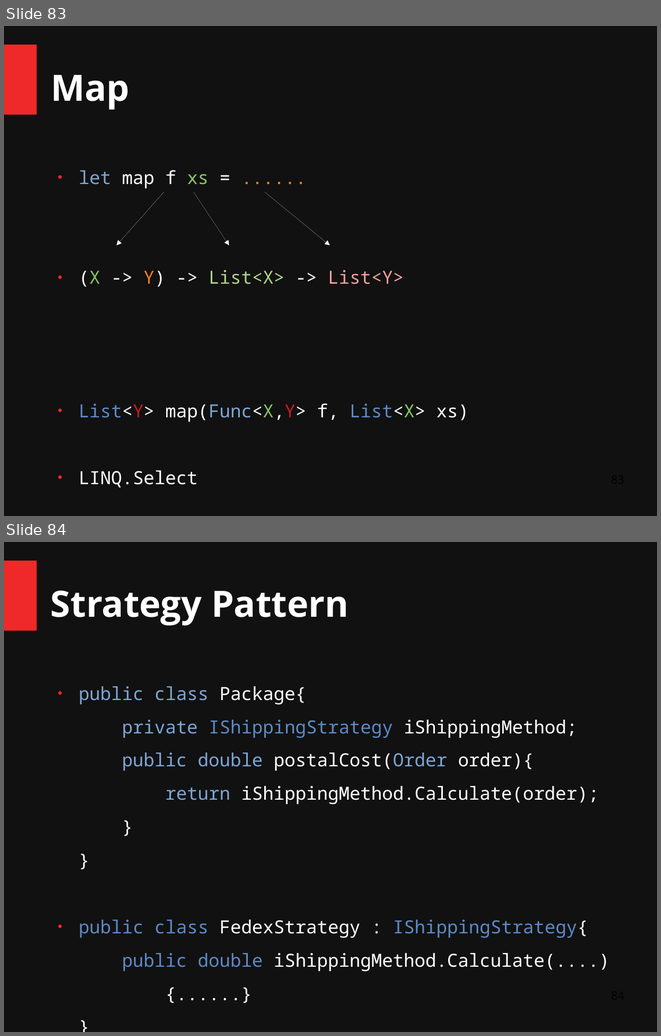
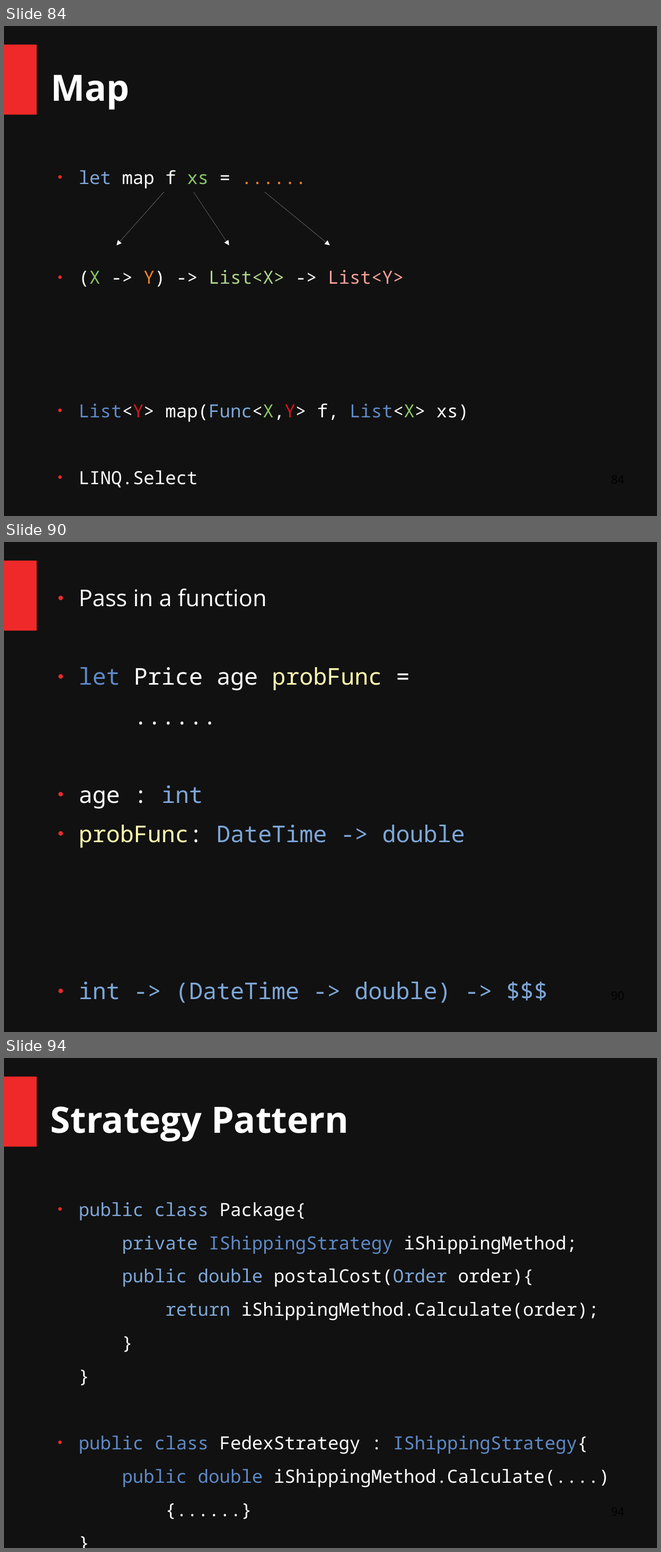
Before and after one commit to ChangHaiBin/FSharpPowerPoint, a slide deck: FSharp Talk Dark.odp. Shown one above the other, each under a label of ours: slides 83 and 84 before the commit, slides 84, 90 and 94 after it; the slides between them are not shown. The pictures are 661x1036 and 661x1552 pixels, drawn with LibreOffice and Linux fonts; fonts in the diff are those of the drawing. Boxes give left, top, right and bottom in pixels: in the first picture for what was removed or moved away, otherwise in the second. Text is boxed around its words. In the diff, an @@ line names an element or a change of style, - is before the commit and + after.

```diff
--- a/FSharp Talk Dark.odp
+++ b/FSharp Talk Dark.odp
@@ slide 90 added at (4, 542, 657, 1032), background #111111; not listed: 1 template element that a slide beside it also shows @@
@@ text added at (79, 588, 465, 1003), 28 pt, text #7DA7D8 @@
+● Pass in a function
+● let Price age probFunc =
+......
+● age : int
+● probFunc: DateTime -> double
+● int -> (DateTime -> double) -> $$$
@@ what was slide 83 is now slide 84 @@
@@ what was slide 84 is now slide 94 @@
```
Also in this commit, not shown: 4 slides changed, 9 other slides added, 1 slide removed, 4 other files.
